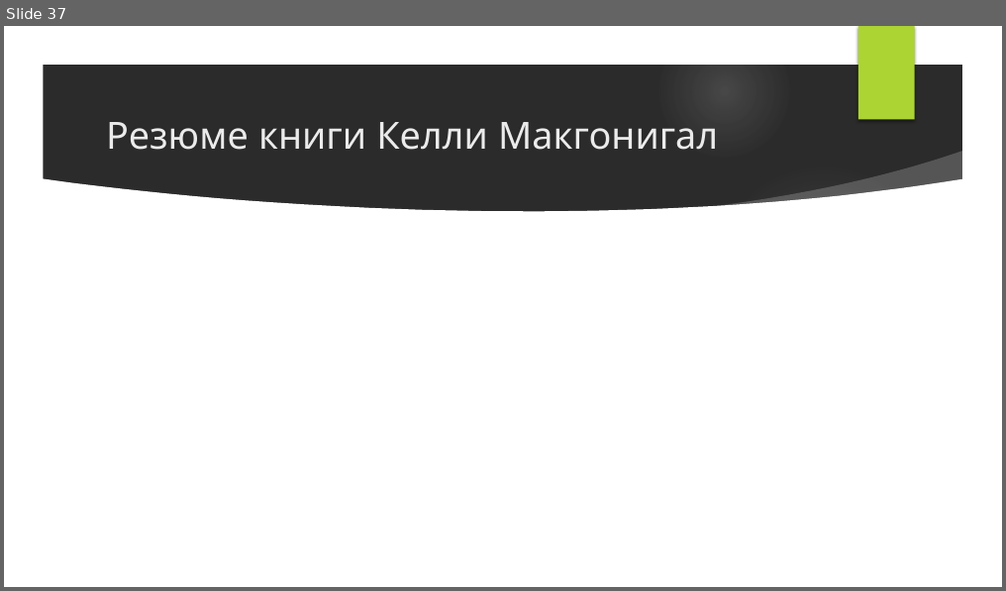
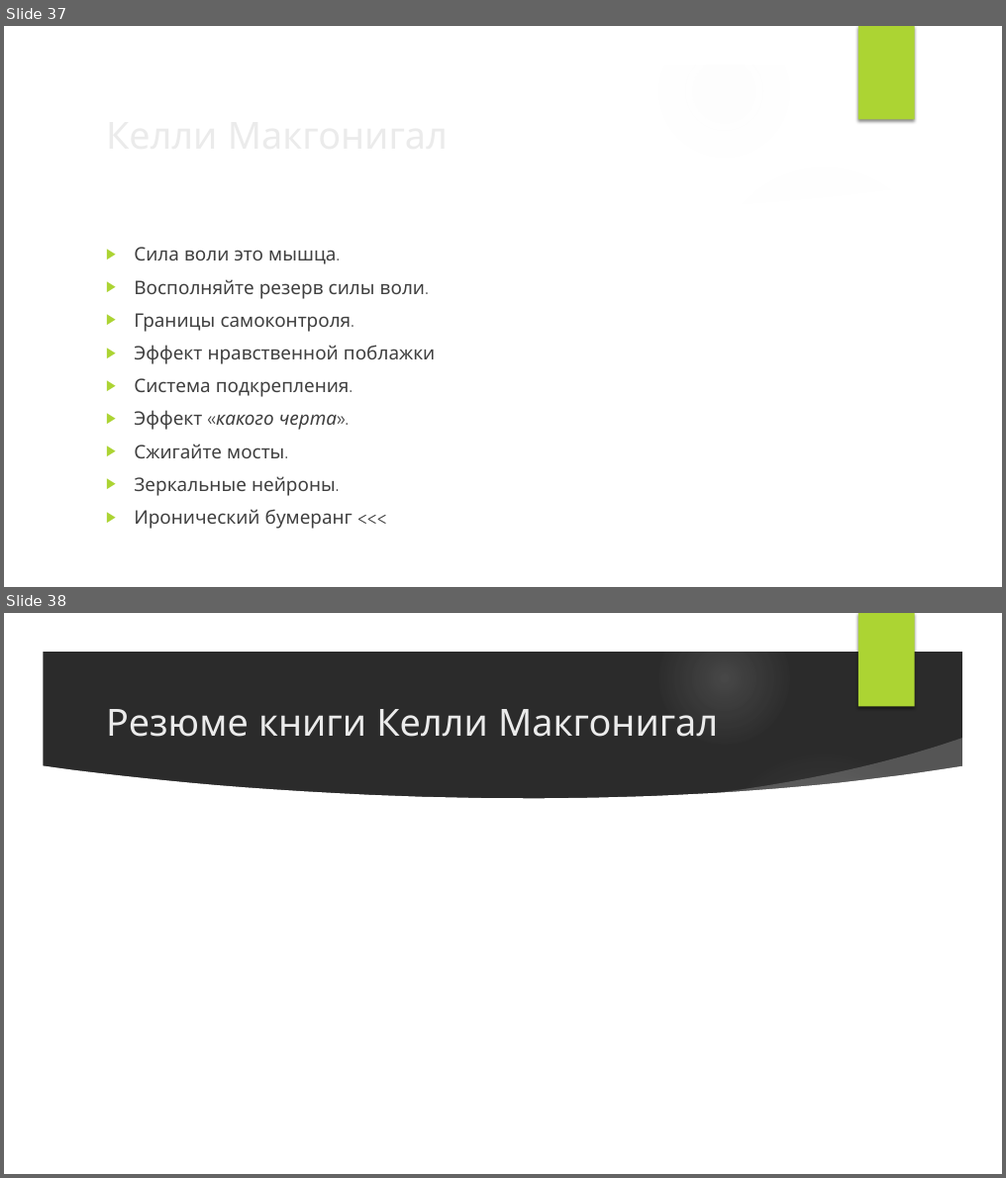
Before and after one commit to VladimirMakarevich/presentations, a slide deck: softskills/willpower/willpower.pptx. Shown one above the other, each under a label of ours: slide 37 before the commit, slides 37 and 38 after it. The pictures are 1006x591 and 1006x1178 pixels, drawn with LibreOffice and Linux fonts; fonts in the diff are those of the drawing; background and template pictures are left out; a plain dark background stands for a picture behind light text. Boxes give left, top, right and bottom in pixels: in the first picture for what was removed or moved away, otherwise in the second. Text is boxed around its words. In the diff, an @@ line names an element or a change of style, - is before the commit and + after.

```diff
--- a/softskills/willpower/willpower.pptx
+++ b/softskills/willpower/willpower.pptx
@@ slide 37 added at [4, 26, 1002, 587], background picture (left out); not listed: 9 template elements that a slide beside it also shows @@
@@ title added at [98, 105, 816, 163], 36 pt, text #EBEBEB @@
+Келли Макгонигал
@@ text added at [134, 247, 435, 529], 18 pt, text #404040 @@
+▶ Сила воли это мышца.
+▶ Восполняйте резерв силы воли.
+▶ Границы самоконтроля.
+▶ Эффект нравственной поблажки
+▶ Система подкрепления.
+▶ Эффект «какого черта».
+▶ Сжигайте мосты.
+▶ Зеркальные нейроны.
+▶ Иронический бумеранг <<<
@@ what was slide 37 is now slide 38 @@
```
Also in this commit, not shown: 5 slides changed, 1 other slide added, 15 slides removed.
